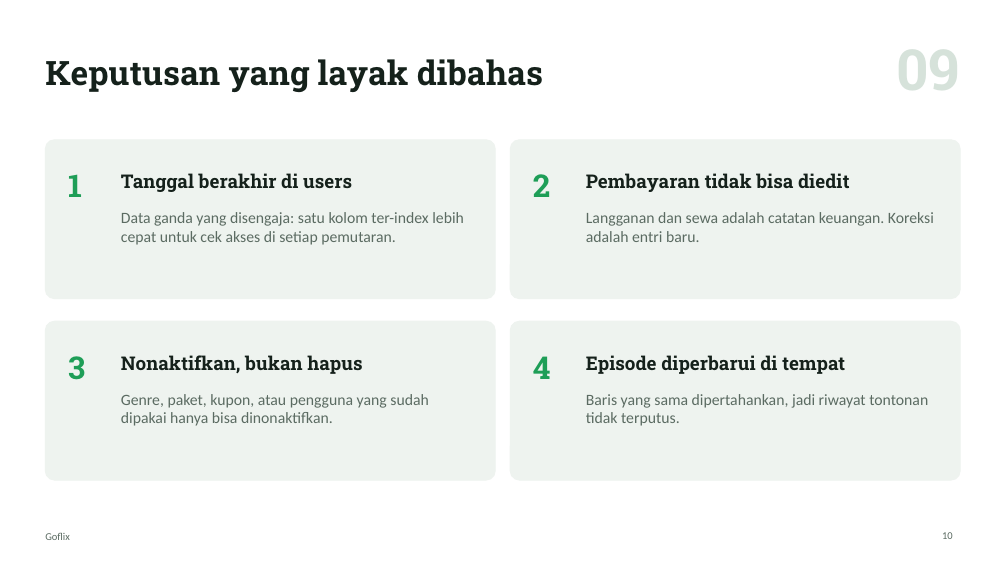
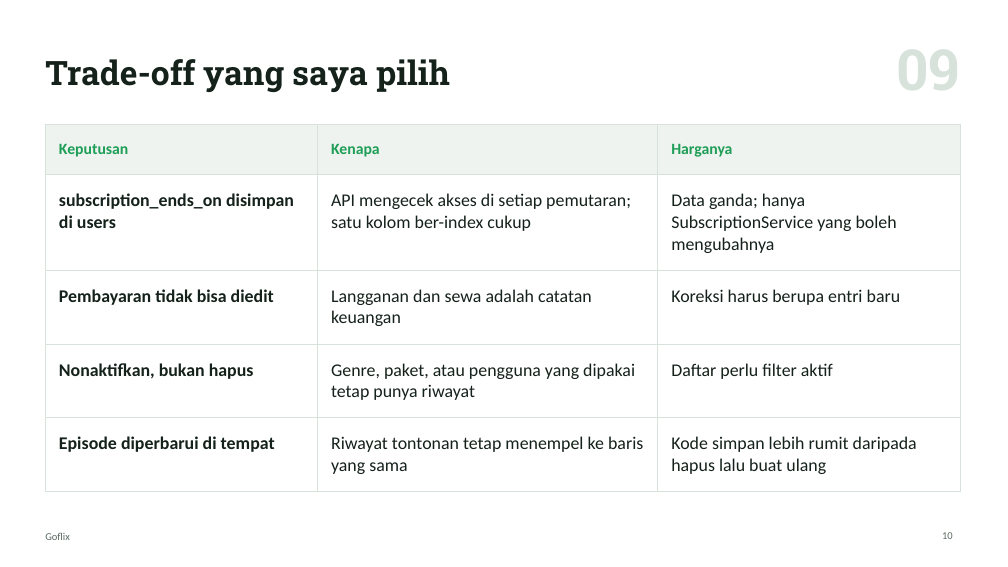
Before and after one commit to Enricosaputra/goflix-dashboard-demo, a slide deck: slide 10 of docs/Goflix-presentasi.pptx. Drawn at 1008x567 pixels with LibreOffice and Linux fonts; fonts in the diff are those of the drawing. Boxes give left, top, right and bottom in pixels: in the first picture for what was removed or moved away, otherwise in the second. Text is boxed around its words. In the diff, an @@ line names an element or a change of style, - is before the commit and + after.

Commit message:
Decks: tables for trade-offs, stack and open work; plainer titles

```diff
--- a/docs/Goflix-presentasi.pptx
+++ b/docs/Goflix-presentasi.pptx
@@ title at (45,59,450,92): text changed @@
-Keputusan yang layak dibahas
+Trade-off yang saya pilih
@@ rounded rectangle removed at (45,140,495,299) @@
@@ table added at (45,125,960,478), 5 rows, 3 columns @@
+Keputusan | Kenapa | Harganya
+subscription_ends_on disimpan di users | API mengecek akses di setiap pemutaran; satu kolom ber-index cukup | Data ganda; hanya SubscriptionService yang boleh mengubahnya
+Pembayaran tidak bisa diedit | Langganan dan sewa adalah catatan keuangan | Koreksi harus berupa entri baru
+Nonaktifkan, bukan hapus | Genre, paket, atau pengguna yang dipakai tetap punya riwayat | Daftar perlu filter aktif
+Episode diperbarui di tempat | Riwayat tontonan tetap menempel ke baris yang sama | Kode simpan lebih rumit daripada hapus lalu buat ulang
@@ rounded rectangle removed at (510,140,960,299) @@
@@ text removed at (68,174,82,197) @@
-1
@@ text removed at (121,173,352,192) @@
-Tanggal berakhir di users
@@ text removed at (533,174,550,197) @@
-2
@@ text removed at (586,173,850,192) @@
-Pembayaran tidak bisa diedit
@@ text removed at (121,212,464,245) @@
-Data ganda yang disengaja: satu kolom ter-index lebih cepat untuk cek akses di setiap pemutaran.
@@ text removed at (586,212,934,242) @@
-Langganan dan sewa adalah catatan keuangan. Koreksi adalah entri baru.
@@ rounded rectangle removed at (45,321,495,480) @@
@@ rounded rectangle removed at (510,321,960,480) @@
@@ text removed at (68,356,85,380) @@
-3
@@ text removed at (121,355,362,374) @@
-Nonaktifkan, bukan hapus
@@ text removed at (533,356,551,379) @@
-4
@@ text removed at (586,355,845,374) @@
-Episode diperbarui di tempat
@@ text removed at (121,394,428,426) @@
-Genre, paket, kupon, atau pengguna yang sudah dipakai hanya bisa dinonaktifkan.
@@ text removed at (586,394,928,426) @@
-Baris yang sama dipertahankan, jadi riwayat tontonan tidak terputus.
```
Also in this commit, not shown: 5 other slides changed, 7 other files.
